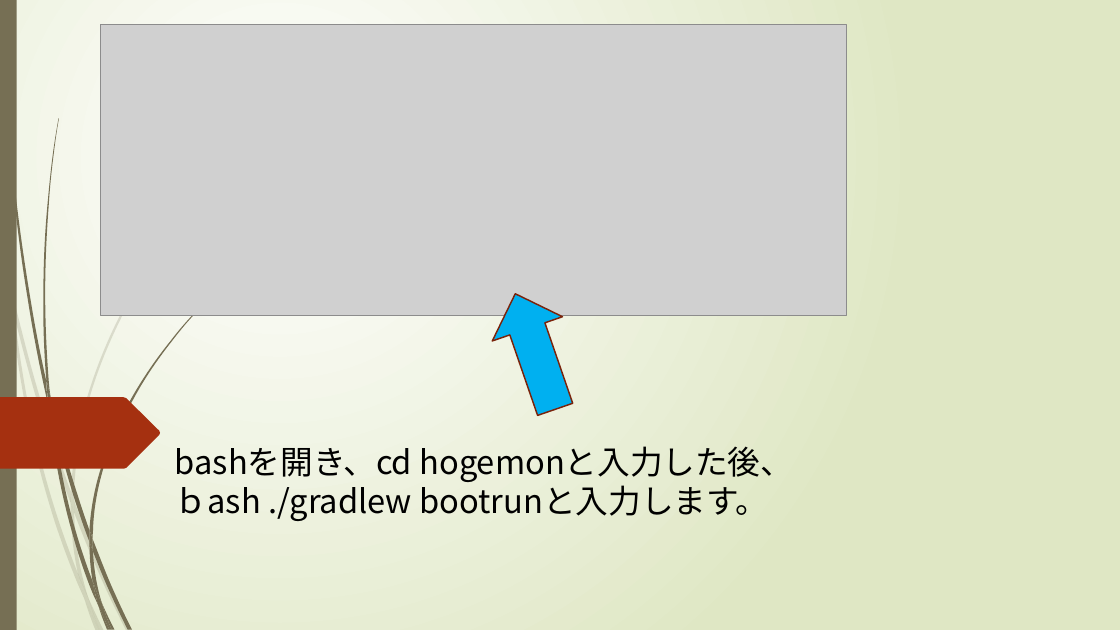
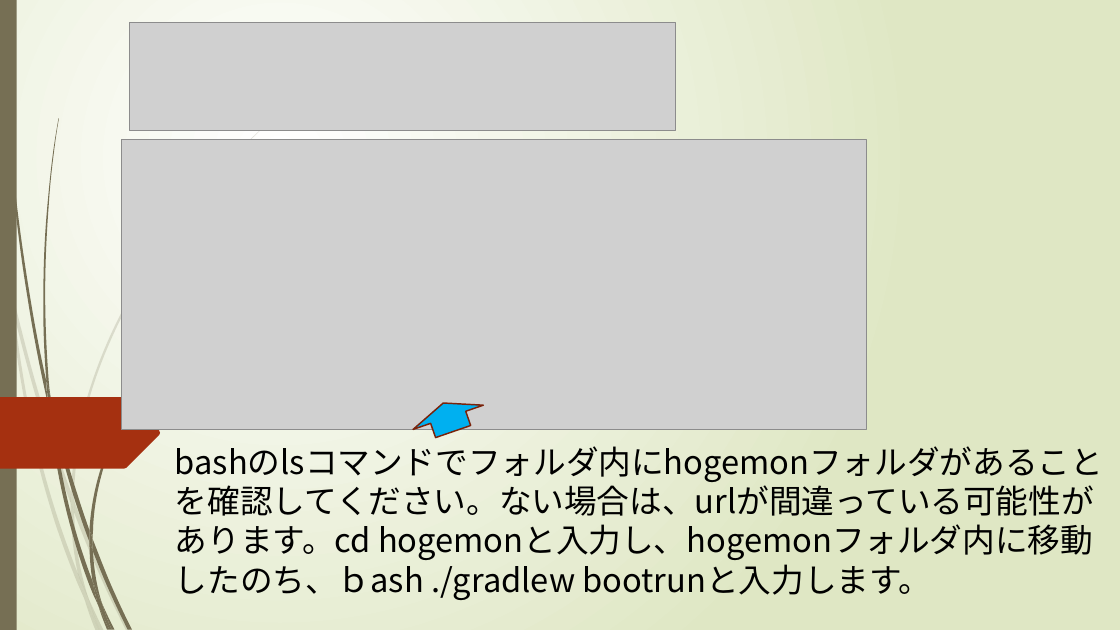
Before and after one commit to e1b20111/hogemon, a slide deck: slide 4 of hogemonマニュアル.pptx (slide 5 before the commit). Drawn at 1120x630 pixels with LibreOffice and Linux fonts; fonts in the diff are those of the drawing; grey boxes stand for pictures. Boxes give left, top, right and bottom in pixels: in the first picture for what was removed or moved away, otherwise in the second. Text is boxed around its words. In the diff, an @@ line names an element or a change of style, - is before the commit and + after.

```diff
--- a/hogemonマニュアル.pptx
+++ b/hogemonマニュアル.pptx
@@ picture added at box(129, 23, 676, 131) @@
@@ picture: place and size @@
-picture at box(101, 24, 847, 315)
+picture at box(121, 139, 867, 430)
@@ right arrow: place and size @@
-right arrow at box(480, 281, 590, 421)
+right arrow at box(409, 391, 489, 444)
@@ text at box(175, 480, 1094, 600): text changed @@
-bashを開き、cd hogemonと入力した後、
-ｂash ./gradlew bootrunと入力します。
+bashのlsコマンドでフォルダ内にhogemonフォルダがあることを確認してください。ない場合は、urlが間違っている可能性があります。cd hogemonと入力し、hogemonフォルダ内に移動したのち、ｂash ./gradlew bootrunと入力します。
```
Also in this commit, not shown: 17 other slides changed, 1 slide removed, 1 other file.
